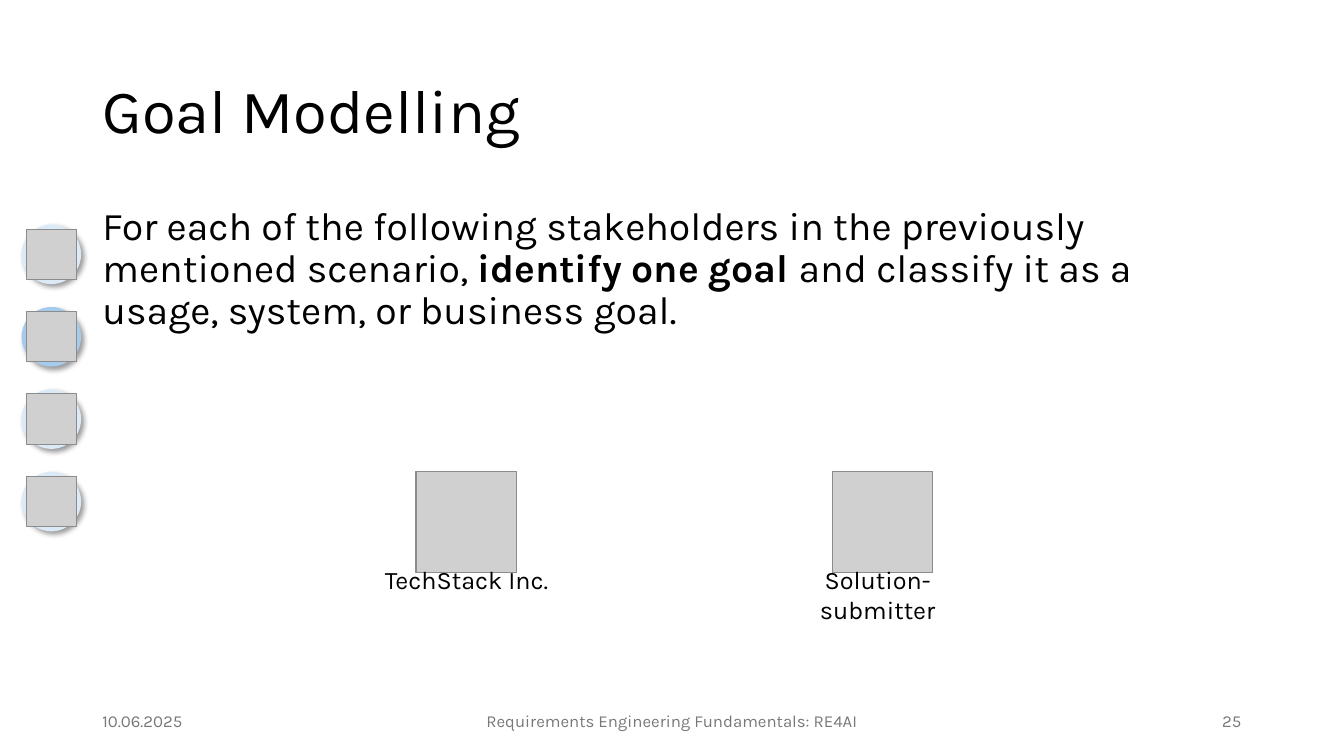
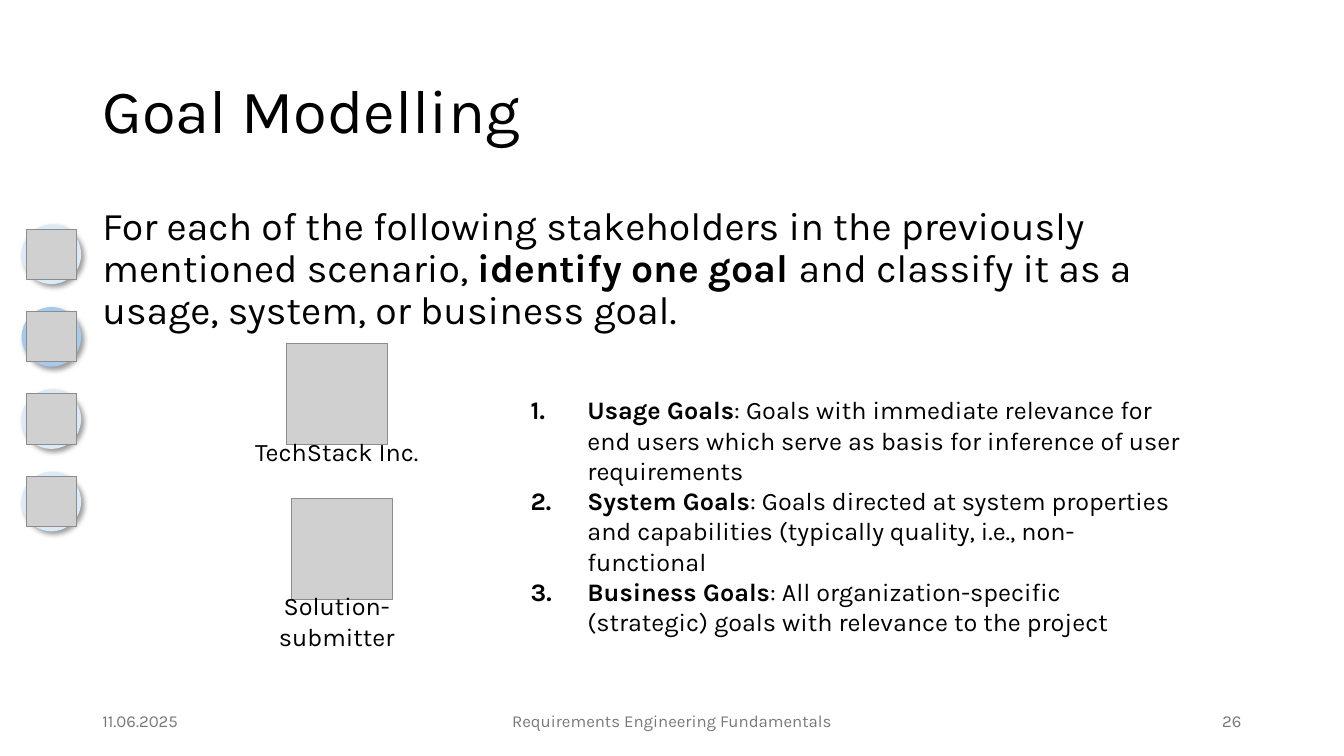
Before and after one commit to JulianFrattini/seminar-refun, a slide deck: slide 26 of slides/base/seminar-refun-base.pptx (slide 25 before the commit). Drawn at 1344x756 pixels with LibreOffice and Linux fonts; fonts in the diff are those of the drawing; grey boxes stand for pictures; background and template pictures are left out. Boxes give left, top, right and bottom in pixels: in the first picture for what was removed or moved away, otherwise in the second. Text is boxed around its words. In the diff, an @@ line names an element or a change of style, - is before the commit and + after.

```diff
--- a/slides/base/seminar-refun-base.pptx
+++ b/slides/base/seminar-refun-base.pptx
@@ picture: place and size @@
-picture at (416,472,517,573)
+picture at (286,344,387,445)
@@ text added at (587,401,1180,638), 18 pt, text #000000 @@
+1. Usage Goals: Goals with immediate relevance for end users which serve as basis for inference of user requirements
+2. System Goals: Goals directed at system properties and capabilities (typically quality, i.e., non-functional
+3. Business Goals: All organization-specific (strategic) goals with relevance to the project
@@ text "TechStack Inc.": place and size @@
-text "TechStack Inc." at (385,566,548,590)
+text "TechStack Inc." at (255,438,419,462)
@@ picture: place and size @@
-picture at (833,472,934,573)
+picture at (291,498,392,599)
@@ text "Solution-submitter": place and size @@
-text "Solution-submitter" at (820,566,935,620)
+text "Solution-submitter" at (279,593,394,647)
@@ text at (102,716,177,727): text changed @@
-10.06.2025
+11.06.2025
@@ text at (512,715,831,731): text changed @@
-Requirements Engineering Fundamentals: RE4AI
+Requirements Engineering Fundamentals
@@ page number at (1222,716,1241,727): text changed @@
-25
+26
```
Also in this commit, not shown: 41 other slides changed, 1 slide added, 5 other files.
